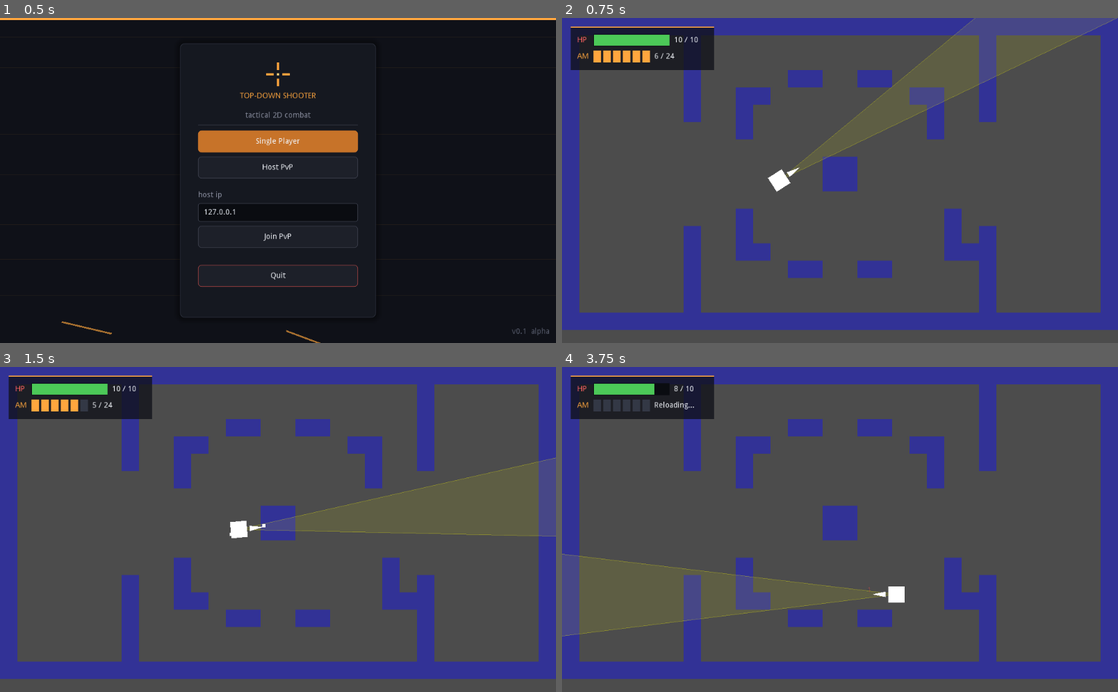
Above: before the commit, frames 1-4 (two rows, left to right).
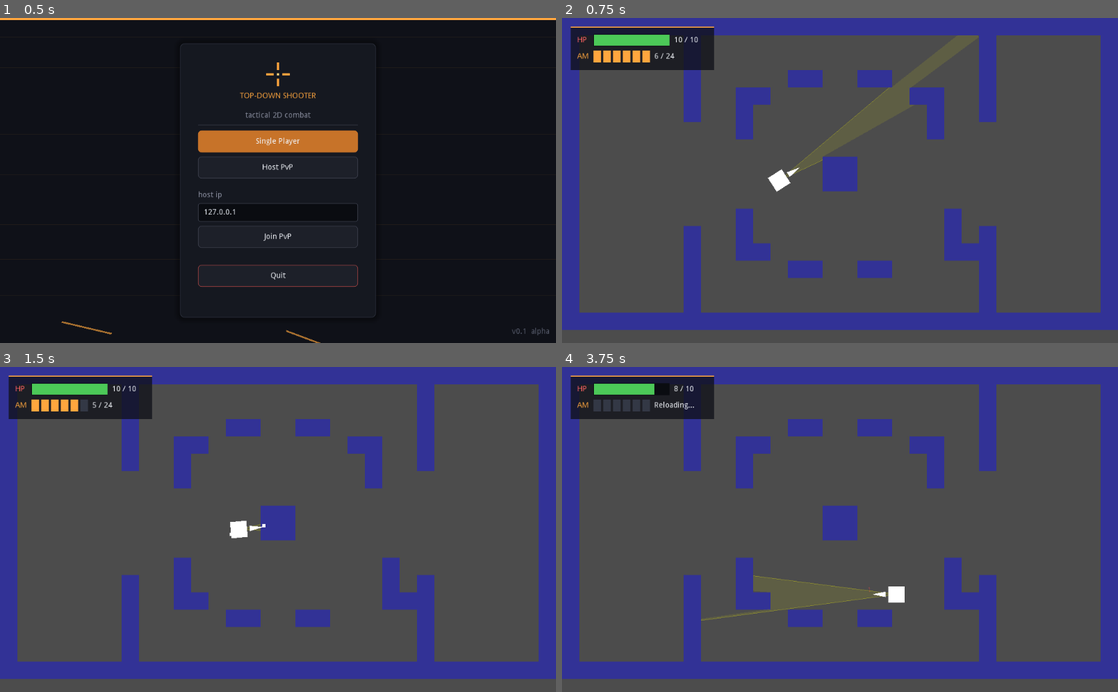
Above: after the commit, the same moments.

Repository: tvorj/topdownshooter
Game: Godot game, scene res://MainMenu.tscn
Two runs of this game, one before a commit and one after it. Both use one fixed random seed, a clock stepped at 60 frames per second and the inputs below. The engine's default icon, where the game draws it, is replaced by a stand-in: a white triangle on a blue panel in a dark square.
Inputs (mouse positions are in pixels of both pictures, inside the frame that each line leads up to):
- Up to frame 1 (0.5 s): no input
- Up to frame 2 (0.75 s): click "Single Player" at 0.5 s
- Up to frame 3 (1.5 s): tap Enter at 1.25 s; move the mouse to (400, 513) at 1.27 s; hold D (move_right) from 1.28 s (still down); click (400, 513) at 1.35 s
- Up to frame 4 (3.75 s): tap Space at 2 s; move the mouse to (728, 545) at 2.02 s; release D (move_right) at 2.03 s; hold S (move_down) 2.03-2.78 s; click (728, 545) at 2.1 s; move the mouse to (895, 458) at 2.77 s; hold D (move_right) 2.78-3.53 s; hold R 2.78-3.53 s; click (895, 458) at 3.05 s; move the mouse to (812, 594) at 3.52 s; hold W (move_up) from 3.53 s (still down); click (812, 594) at 3.6 s

Frame 1 is identical in both runs. In frame 2, 0.2% of the frame differs, in the area x 40-100%, y 0-49%; in frame 3, 0.3%; in frame 4, 0.3%, in the area x 0-59%, y 57-83%.

Commit message:
fov fixed

Diff:
--- a/Player.gd
+++ b/Player.gd
@@ -29,6 +29,7 @@
 
 # --- State ---
 var is_dead = false
+var _fov_points := PoolVector2Array()
 
 # --- Stats ---
 var stats = {
@@ -103,6 +104,7 @@
 		return
 
 	look_at(get_global_mouse_position())
+	_update_fov_polygon()
 	update()
 	update_enemy_visibility()
 
@@ -364,34 +366,42 @@
 
 # --- Vision / FOV ---
 
+func _update_fov_polygon():
+	if not _is_local():
+		_fov_points = PoolVector2Array()
+		return
+
+	var half_angle = deg2rad(vision_angle / 2.0)
+	var steps = 30
+	var space_state = get_world_2d().direct_space_state
+
+	var exclude = [self]
+	for e in get_tree().get_nodes_in_group("enemy"):
+		exclude.append(e)
+	for p in get_tree().get_nodes_in_group("player"):
+		if p != self:
+			exclude.append(p)
+
+	var pts = PoolVector2Array([Vector2.ZERO])
+	for i in range(steps + 1):
+		var local_angle = -half_angle + (half_angle * 2.0 / steps) * i
+		var world_dir = Vector2.RIGHT.rotated(rotation + local_angle)
+		var world_end = global_position + world_dir * vision_distance
+		var hit = space_state.intersect_ray(global_position, world_end, exclude)
+		if hit:
+			pts.append((hit.position - global_position).rotated(-rotation))
+		else:
+			pts.append(Vector2.RIGHT.rotated(local_angle) * vision_distance)
+	pts.append(Vector2.ZERO)
+	_fov_points = pts
+
+
 func _draw():
-	if not _is_local():
-		return
-
-	var half_angle = deg2rad(vision_angle / 2)
-	var points = [Vector2.ZERO]
-
-	var steps = 20
-
-	for i in range(steps + 1):
-		var angle = -half_angle + (half_angle * 2 / steps) * i
-		points.append(Vector2.RIGHT.rotated(angle) * vision_distance)
-
-	points.append(Vector2.ZERO)
-
-	draw_colored_polygon(PoolVector2Array(points), Color(1, 1, 0, 0.1))
-	draw_line(
-		Vector2.ZERO,
-		Vector2.RIGHT.rotated(-half_angle) * vision_distance,
-		Color(1, 1, 0, 0.3),
-		1.0
-	)
-	draw_line(
-		Vector2.ZERO,
-		Vector2.RIGHT.rotated(half_angle) * vision_distance,
-		Color(1, 1, 0, 0.3),
-		1.0
-	)
+	if not _is_local() or _fov_points.size() < 3:
+		return
+	draw_colored_polygon(_fov_points, Color(1, 1, 0, 0.1))
+	draw_line(Vector2.ZERO, _fov_points[1], Color(1, 1, 0, 0.3), 1.0)
+	draw_line(Vector2.ZERO, _fov_points[_fov_points.size() - 2], Color(1, 1, 0, 0.3), 1.0)
 
 
 func update_enemy_visibility():
--- a/enemy.gd
+++ b/enemy.gd
@@ -13,6 +13,7 @@
 
 var player = null
 var shoot_timer = 0.0
+var _fov_points := PoolVector2Array()
 
 # AI movement
 export var patrol_speed = 45
@@ -46,6 +47,7 @@
 		print("Player not found in group 'player'")
 
 func _physics_process(delta):
+	_update_fov_polygon()
 	update()
 
 	if player == null:
@@ -171,21 +173,35 @@
 	if hp <= 0:
 		queue_free()
 
+func _update_fov_polygon():
+	var half_angle = deg2rad(vision_angle / 2.0)
+	var steps = 24
+	var space_state = get_world_2d().direct_space_state
+
+	var exclude = [self]
+	for p in get_tree().get_nodes_in_group("player"):
+		exclude.append(p)
+	for e in get_tree().get_nodes_in_group("enemy"):
+		if e != self:
+			exclude.append(e)
+
+	var pts = PoolVector2Array([Vector2.ZERO])
+	for i in range(steps + 1):
+		var local_angle = -half_angle + (half_angle * 2.0 / steps) * i
+		var world_dir = Vector2.RIGHT.rotated(rotation + local_angle)
+		var world_end = global_position + world_dir * vision_distance
+		var hit = space_state.intersect_ray(global_position, world_end, exclude)
+		if hit:
+			pts.append((hit.position - global_position).rotated(-rotation))
+		else:
+			pts.append(Vector2.RIGHT.rotated(local_angle) * vision_distance)
+	pts.append(Vector2.ZERO)
+	_fov_points = pts
+
+
 func _draw():
-	var half_angle = deg2rad(vision_angle / 2)
-	var points = [Vector2.ZERO]
-
-	# Рисуем конус из линий
-	var steps = 20
-	for i in range(steps + 1):
-		var angle = -half_angle + (half_angle * 2 / steps) * i
-		points.append(Vector2.RIGHT.rotated(angle) * vision_distance)
-
-	points.append(Vector2.ZERO)
-
-	# Рисуем заливку конуса
-	draw_colored_polygon(PoolVector2Array(points), Color(1, 0, 0, 0.15))
-
-	# Рисуем границы конуса
-	draw_line(Vector2.ZERO, Vector2.RIGHT.rotated(-half_angle) * vision_distance, Color(1, 0, 0, 0.5), 1.0)
-	draw_line(Vector2.ZERO, Vector2.RIGHT.rotated(half_angle) * vision_distance, Color(1, 0, 0, 0.5), 1.0)
+	if _fov_points.size() < 3:
+		return
+	draw_colored_polygon(_fov_points, Color(1, 0, 0, 0.15))
+	draw_line(Vector2.ZERO, _fov_points[1], Color(1, 0, 0, 0.5), 1.0)
+	draw_line(Vector2.ZERO, _fov_points[_fov_points.size() - 2], Color(1, 0, 0, 0.5), 1.0)
--- a/project.godot
+++ b/project.godot
@@ -31,7 +31,7 @@
 
 click={
 "deadzone": 0.5,
-"events": [ Object(InputEventMouseButton,"resource_local_to_ …(183 unchanged characters)… ( 0, 0 ),"factor":1.0,"button_index":1,"canceled":false,"pressed":false,"doubleclick":false,"script":null)
+"events": [ Object(InputEventMouseButton,"resource_local_to_ …(183 unchanged characters)… ( 0, 0 ),"factor":1.0,"button_index":1,"pressed":false,"doubleclick":false,"script":null)
  ]
 }
 move_up={
